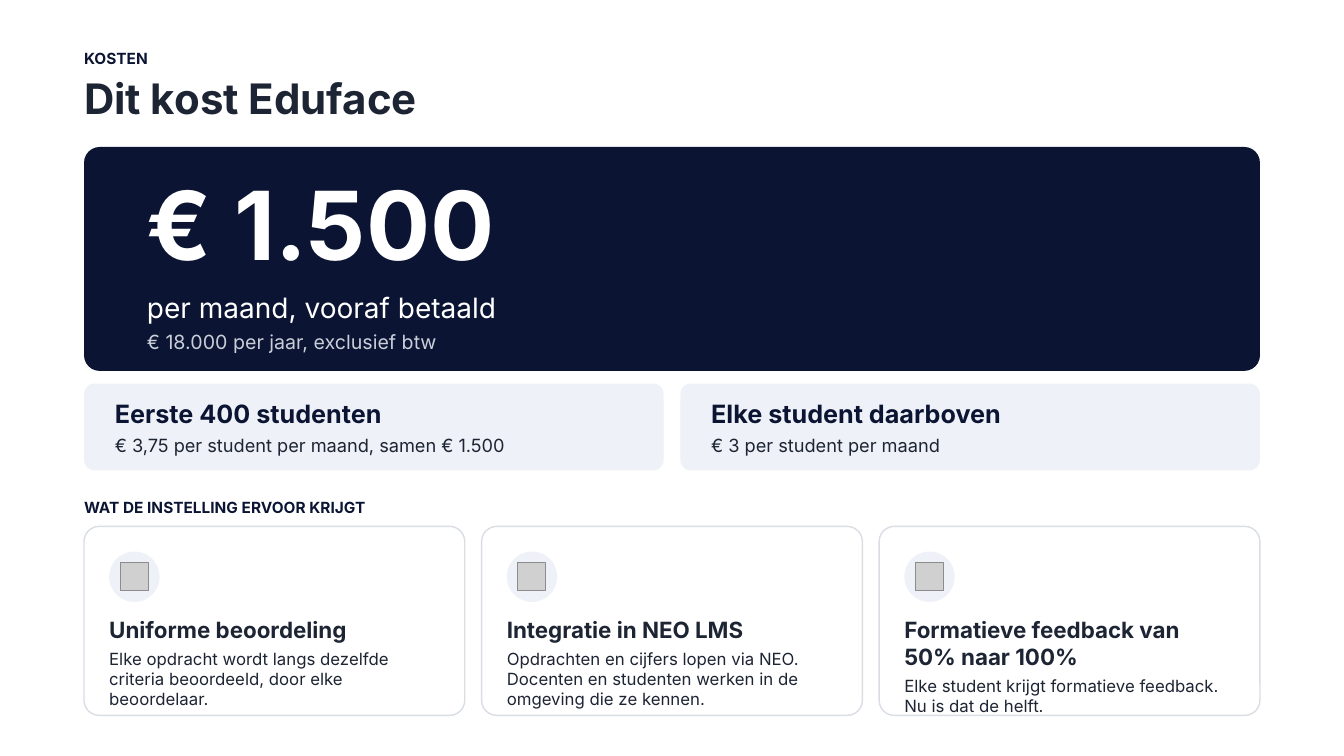
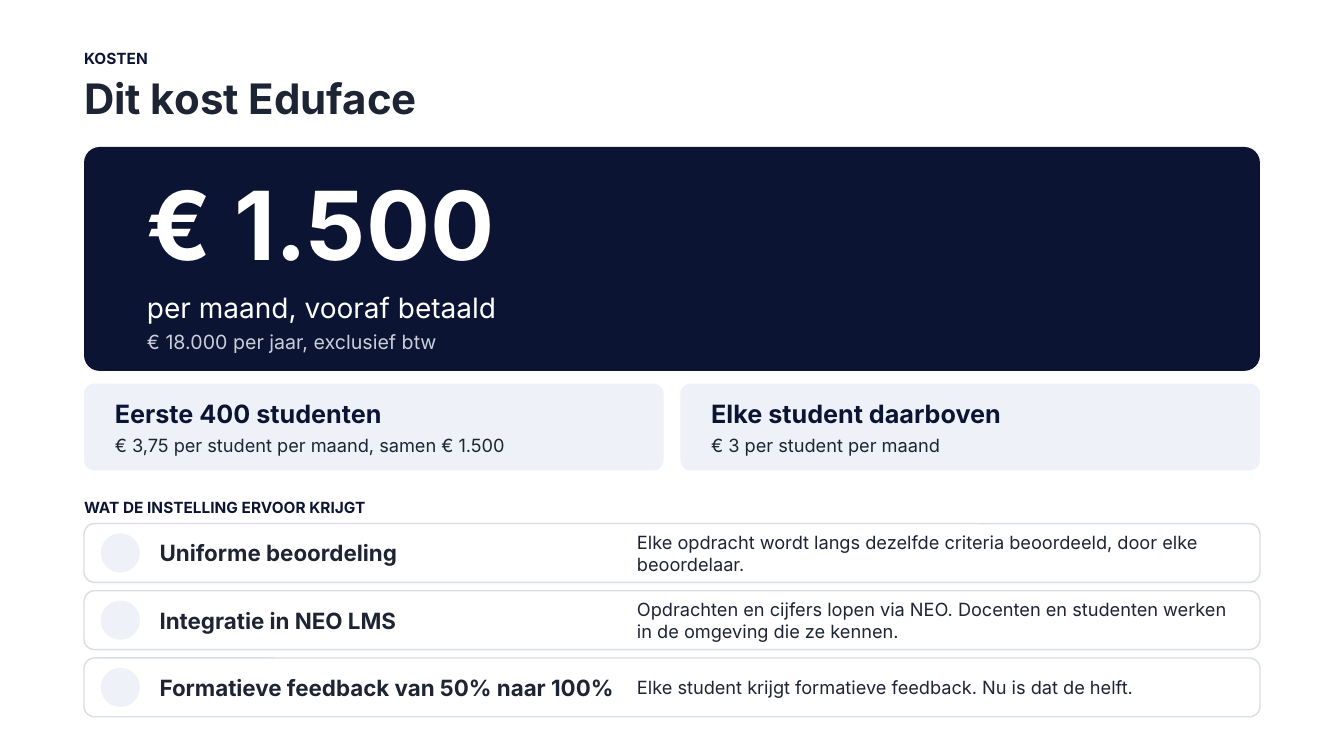
Before and after one commit to Dante-Eduface/Claude, a slide deck: slide 1 of GTM/Knowledge/business-case/pptx/prijs-bewerkbaar.pptx. Drawn at 1344x756 pixels with LibreOffice and Linux fonts; fonts in the diff are those of the drawing; grey boxes stand for pictures; background and template pictures are left out. Boxes give left, top, right and bottom in pixels: in the first picture for what was removed or moved away, otherwise in the second. Text is boxed around its words. In the diff, an @@ line names an element or a change of style, - is before the commit and + after.

```diff
--- a/GTM/Knowledge/business-case/pptx/prijs-bewerkbaar.pptx
+++ b/GTM/Knowledge/business-case/pptx/prijs-bewerkbaar.pptx
@@ rounded rectangle: place and size @@
-rounded rectangle at (84,526,465,716)
+rounded rectangle at (84,523,1260,582)
@@ rounded rectangle at (84,523,1260,582): proportions changed @@
@@ ellipse: place and size @@
-ellipse at (109,552,159,602)
+ellipse at (101,533,140,573)
@@ text "Elke opdracht wordt langs dezelfde ...": place and size @@
-text "Elke opdracht wordt langs dezelfde ..." at (109,621,388,706)
+text "Elke opdracht wordt langs dezelfde ..." at (637,535,1197,572)
@@ rounded rectangle removed at (879,526,1260,716) @@
@@ picture removed at (120,563,148,591) @@
@@ text added at (160,544,397,566), 16 pt, text #1D2433, bold @@
+Uniforme beoordeling
@@ ellipse removed at (507,552,558,602) @@
@@ picture removed at (518,563,546,591) @@
@@ ellipse removed at (904,552,955,602) @@
@@ picture removed at (915,563,944,591) @@
@@ rounded rectangle at (84,591,1260,649): proportions changed @@
@@ rounded rectangle: place and size @@
-rounded rectangle at (482,526,863,716)
+rounded rectangle at (84,591,1260,649)
@@ text "Opdrachten en cijfers lopen via ...": place and size @@
-text "Opdrachten en cijfers lopen via ..." at (507,621,799,709)
+text "Opdrachten en cijfers lopen via ..." at (637,602,1226,642)
@@ ellipse added at (101,601,140,640), fill #EEF1F7 @@
@@ text at (109,621,347,643): paragraph removed @@
-Uniforme beoordeling
@@ text added at (160,612,396,634), 16 pt, text #1D2433, bold @@
+Integratie in NEO LMS
@@ text at (507,621,743,643): paragraph removed @@
-Integratie in NEO LMS
@@ text at (904,621,1179,666): paragraph removed @@
-Formatieve feedback van 50% naar 100%
@@ rounded rectangle added at (84,658,1260,717), fill #FFFFFF, outline #D9DDE4 1 pt @@
@@ size 12 to 13 pt; less space between paragraphs; vertical alignment top to middle in 3 elements at (637,602,1226,642), (637,535,1197,572), (637,680,1133,698) @@
@@ text "Elke student krijgt formatieve feedback. ...": place and size @@
-text "Elke student krijgt formatieve feedback. ..." at (904,621,1219,712)
+text "Elke student krijgt formatieve feedback. ..." at (637,680,1133,698)
@@ ellipse added at (101,667,140,707), fill #EEF1F7 @@
@@ text added at (160,679,613,697), 16 pt, text #1D2433, bold @@
+Formatieve feedback van 50% naar 100%
```
Also in this commit, not shown: 2 other files.
